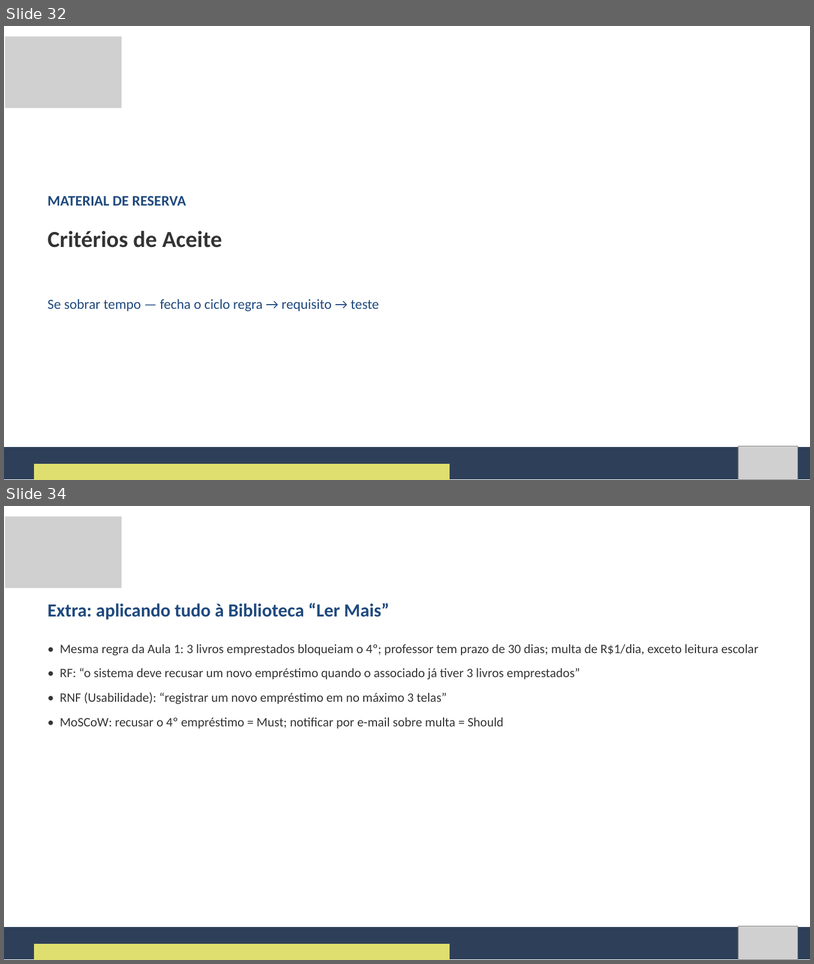
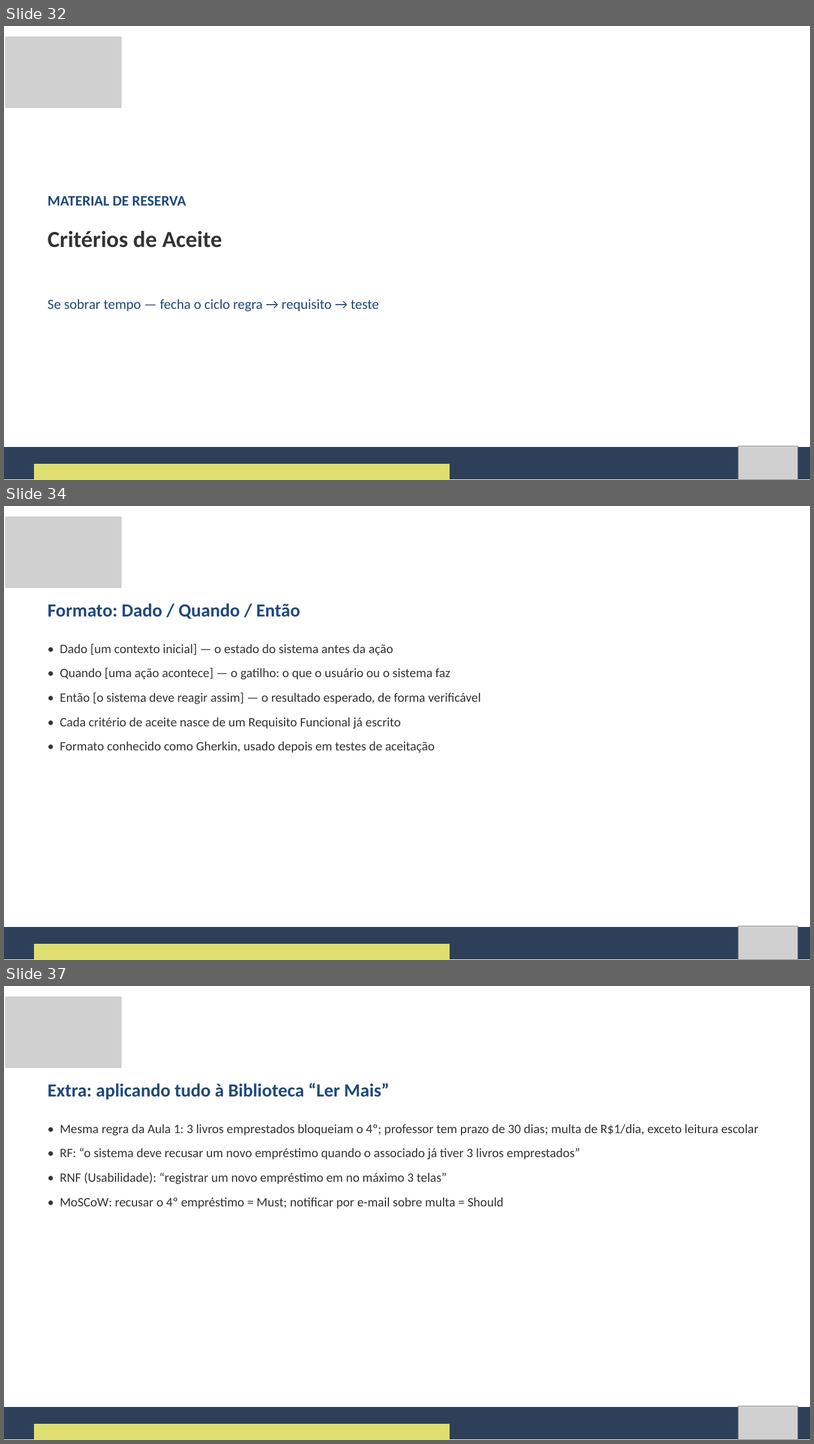
Before and after one commit to Natan20/Curso-Modelagem-De-Sistemas-Material, a slide deck: Aula 02 - 04-09-2026/Aula 2 - Slides.pptx. Shown one above the other, each under a label of ours: slides 32 and 34 before the commit, slides 32, 34 and 37 after it; the slides between them are not shown. The pictures are 814x964 and 814x1444 pixels, drawn with LibreOffice and Linux fonts; fonts in the diff are those of the drawing; grey boxes stand for pictures. Boxes give left, top, right and bottom in pixels: in the first picture for what was removed or moved away, otherwise in the second. Text is boxed around its words. In the diff, an @@ line names an element or a change of style, - is before the commit and + after.

Commit message:
Reorganiza Aula 2: quiz apos RNF, adiciona slides de Criterio de Aceite e move sintese/glossario pro final
- Quiz relampago RF/RNF movido para depois de RF e RNF completos, com slide de respostas novo
- Adiciona slide de definicao do MoSCoW antes das categorias
- Expande Criterio de Aceite em 4 slides (definicao, formato, exemplo, pratica)
- Corrige formatacao inconsistente dos slides de Ambiguidade/Conflitos
- Move Sintese e Glossario para o final, depois do material de reserva
- Esclarece a mecanica do role-play de entrevista no slide

```diff
--- a/Aula 02 - 04-09-2026/Aula 2 - Slides.pptx
+++ b/Aula 02 - 04-09-2026/Aula 2 - Slides.pptx
@@ slide 34 added at (x1=4, y1=506, x2=810, y2=960), background #FFFFFF @@
@@ picture added at (x1=5, y1=516, x2=122, y2=588) @@
@@ text added at (x1=48, y1=603, x2=300, y2=619), 33 pt, text #1F497D, bold @@
+Formato: Dado / Quando / Então
@@ text added at (x1=60, y1=643, x2=481, y2=753), 23 pt, text #333333 @@
+• Dado [um contexto inicial] — o estado do sistema antes da ação
+• Quando [uma ação acontece] — o gatilho: o que o usuário ou o sistema faz
+• Então [o sistema deve reagir assim] — o resultado esperado, de forma verificável
+• Cada critério de aceite nasce de um Requisito Funcional já escrito
+• Formato conhecido como Gherkin, usado depois em testes de aceitação
@@ freeform shape added at (x1=4, y1=927, x2=810, y2=959), fill #2E4059 @@
@@ picture added at (x1=738, y1=926, x2=798, y2=959) @@
@@ freeform shape added at (x1=34, y1=943, x2=450, y2=960), fill #DFDF6F @@
@@ what was slide 34 is now slide 37 @@
```
Also in this commit, not shown: 4 slides changed, 4 other slides added, 2 other files.
